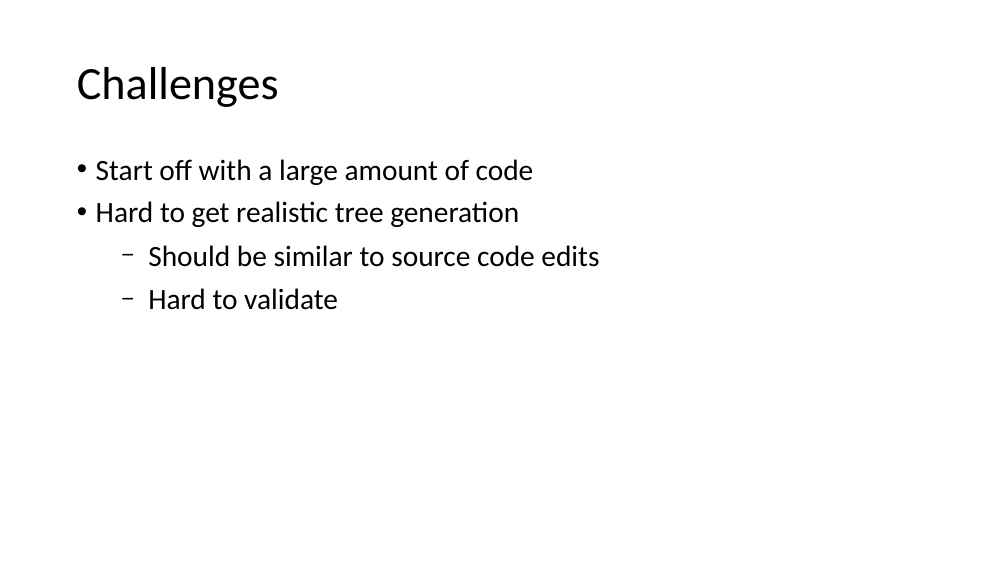
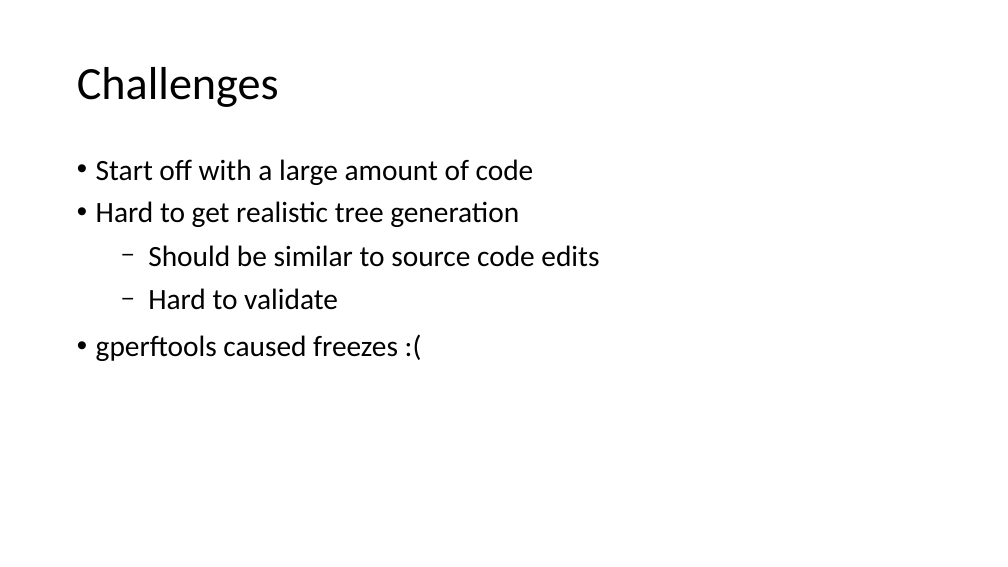
Before and after one commit to BalzGuenat/ParallelGumtree, a slide deck: slide 7 of final_presentation/ParallelGumtree.odp. Drawn at 1008x567 pixels with LibreOffice and Linux fonts; fonts in the diff are those of the drawing. Boxes give left, top, right and bottom in pixels: in the first picture for what was removed or moved away, otherwise in the second. Text is boxed around its words. In the diff, an @@ line names an element or a change of style, - is before the commit and + after.

```diff
--- a/final_presentation/ParallelGumtree.odp
+++ b/final_presentation/ParallelGumtree.odp
@@ text at bbox=[96, 335, 398, 361]: paragraph added @@
+• gperftools caused freezes :(
```
